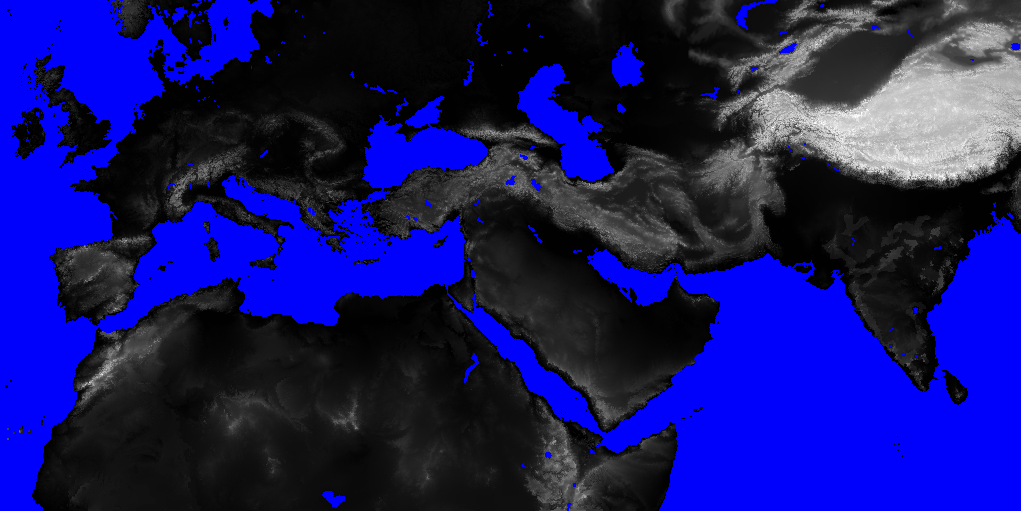
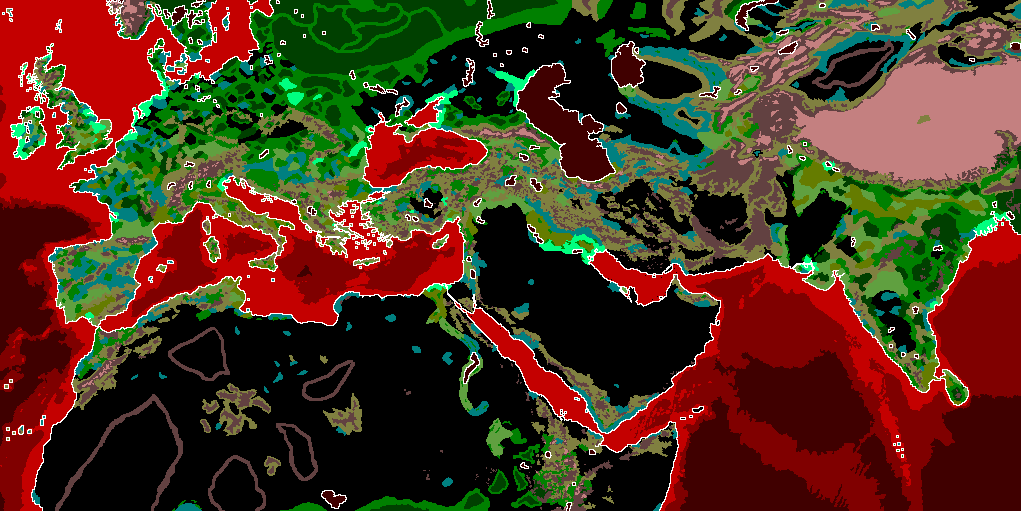
Revision of a layered 1021px x 511px image; what changed, layer by layer:
hid "map_heights", painted on it over box(0, 0, 1021, 511)
painted on "map_ground_types" over box(340, 188, 787, 304)
